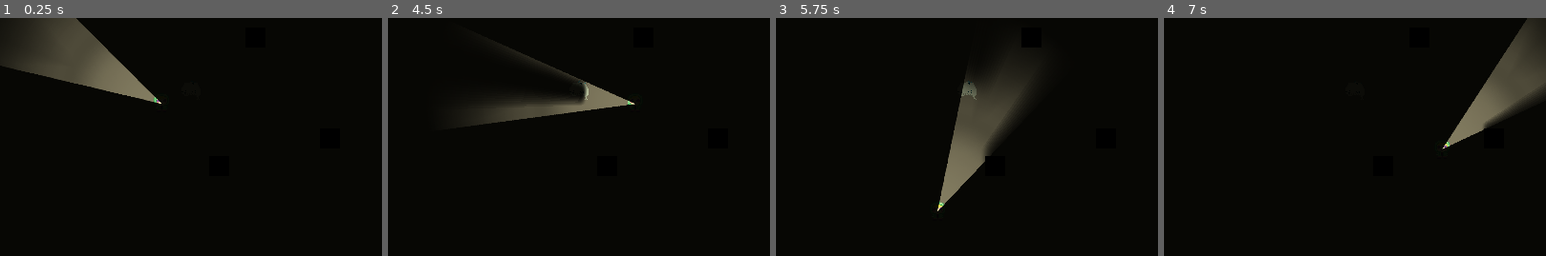
Above: before the commit, frames 1-4 (left to right).
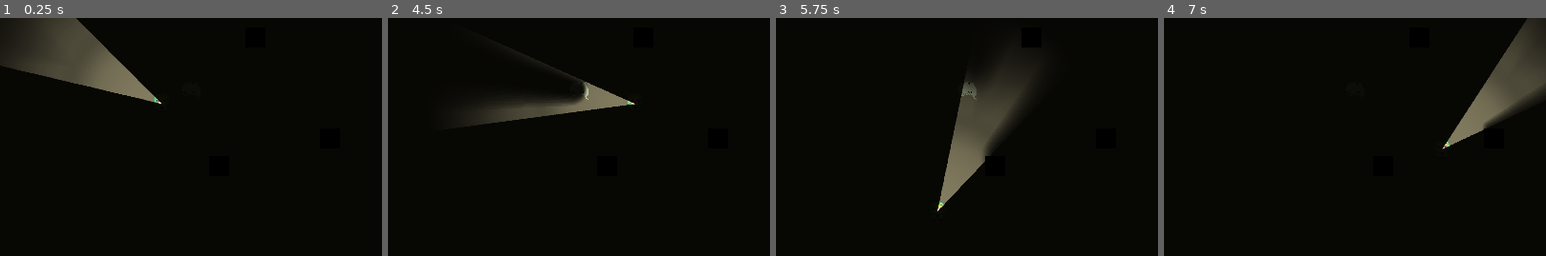
Above: after the commit, the same moments.

Repository: mikkpr/ggj2019
Game: Godot game, scene res://Scenes/Shadows.tscn
Same seed, same stepped clock (60 frames per second), same inputs: the game is played once before the commit and once after it. This scene is started directly instead of the project's main scene.
Inputs (mouse positions are % of the whole screen's width and height, from its top left):
- Up to frame 1 (0.25 s): no input
- Up to frame 2 (4.5 s): tap Enter at 0.5 s; move the mouse to (72, 45) at 0.52 s; hold Right (ui_right) 0.53-1.28 s; move the mouse to (30, 55) at 1.27 s; hold Down (ui_down) 1.28-2.03 s; move the mouse to (60, 28) at 2.02 s; hold Right (ui_right) 2.03-2.78 s; move the mouse to (45, 70) at 2.77 s; hold Up (ui_up) 2.78-3.53 s; move the mouse to (80, 65) at 3.52 s; hold Left (ui_left) from 3.53 s (still down); move the mouse to (20, 35) at 4.27 s
- Up to frame 3 (5.75 s): move the mouse to (55, 50) at 5.02 s; release Left (ui_left) at 5.03 s; hold Down (ui_down) from 5.03 s (still down)
- Up to frame 4 (7 s): move the mouse to (35, 25) at 5.77 s; release Down (ui_down) at 5.78 s; hold Right (ui_right) 5.78-6.53 s; move the mouse to (72, 45) at 6.52 s; hold Up (ui_up) from 6.53 s (still down)
The pictures show only the part of the screen within x 28-78%, y 27-77%; the shares and areas given below are measured in that part.

The runs differ from the first frame. In frame 2, less than 0.1% of the frame differs, in the area x 49-53%, y 26-37%; in frame 3, less than 0.1%; in frame 4, less than 0.1%.
Error after the commit: Parse Error: The identifier "IDLE" isn't declared in the current scope. (res://Scripts/Monster.gd:13)

Commit message:
Monster: Restore shapes and add initial script

Diff:
--- a/Scenes/Monster.tscn
+++ b/Scenes/Monster.tscn
@@ -1,54 +1,85 @@
-[gd_scene load_steps=8 format=2]
+[gd_scene load_steps=10 format=2]
 
-[ext_resource path="res://Assets/Art/whitewhale_0.png" type="Texture" id=1]
-[ext_resource path="res://Assets/Art/whitewhale_1.png" type="Texture" id=2]
-[ext_resource path="res://Assets/Art/whitewhale_2.png" type="Texture" id=3]
-[ext_resource path="res://Assets/Art/whitewhale_3.png" type="Texture" id=4]
+[ext_resource path="res://Scripts/Monster.gd" type="Script" id=1]
+[ext_resource path="res://Assets/Art/whitewhale_0.png" type="Texture" id=2]
+[ext_resource path="res://Assets/Art/whitewhale_1.png" type="Texture" id=3]
+[ext_resource path="res://Assets/Art/whitewhale_2.png" type="Texture" id=4]
+[ext_resource path="res://Assets/Art/whitewhale_3.png" type="Texture" id=5]
 
 [sub_resource type="SpriteFrames" id=1]
 
 animations = [ {
-"frames": [ ExtResource( 1 ), ExtResource( 2 ), ExtResource( 3 ), ExtResource( 4 ) ],
+"frames": [ ExtResource( 2 ), ExtResource( 3 ), ExtResource( 4 ), ExtResource( 5 ) ],
 "loop": true,
 "name": "placeholder",
 "speed": 5.0
 } ]
 
-[sub_resource type="CapsuleShape2D" id=2]
+[sub_resource type="RectangleShape2D" id=2]
 
 custom_solver_bias = 0.0
-radius = 12.8648
-height = 6.49931
+extents = Vector2( 16, 16 )
 
 [sub_resource type="OccluderPolygon2D" id=3]
 
 closed = true
 cull_mode = 0
-polygon = PoolVector2Array( 0.0167236, -12.8922, 11.3926, -8.81407, 15.2561, 0.844681, 12.2511, 16.084, 5.81197, 9.21559, -9.64202, 10.7181, -15.4373, 3.2057, -11.5738, -9.24334 )
+polygon = PoolVector2Array( 0, -16, 11, -11, 16, 0, 11, 11, 0, 16, -11, 11, -16, 0, -11, -11 )
 
-[node name="Monster" type="Area2D"]
+[sub_resource type="CircleShape2D" id=4]
+
+custom_solver_bias = 0.0
+radius = 64.0
+
+[node name="Monster" type="Area2D" index="0"]
 
 input_pickable = true
 gravity_vec = Vector2( 0, 1 )
 gravity = 98.0
 linear_damp = 0.1
 angular_damp = 1.0
+collision_layer = 8
+collision_mask = 17
 audio_bus_override = false
 audio_bus_name = "Master"
+script = ExtResource( 1 )
+aggro_range = 100.0
+approach_speed = 1.0
+retreat_speed = 1.0
 
 [node name="AnimatedSprite" type="AnimatedSprite" parent="." index="0"]
 
 frames = SubResource( 1 )
 animation = "placeholder"
-frame = 1
-playing = true
 
 [node name="CollisionShape2D" type="CollisionShape2D" parent="." index="1"]
 
-rotation = 1.56998
 shape = SubResource( 2 )
 
 [node name="LightOccluder2D" type="LightOccluder2D" parent="." index="2"]
 
 occluder = SubResource( 3 )
 light_mask = 1
+
+[node name="Aggro" type="Area2D" parent="." index="3"]
+
+input_pickable = true
+gravity_vec = Vector2( 0, 1 )
+gravity = 98.0
+linear_damp = 0.1
+angular_damp = 1.0
+collision_layer = 0
+audio_bus_override = false
+audio_bus_name = "Master"
+
+[node name="CollisionShape2D" type="CollisionShape2D" parent="Aggro" index="0"]
+
+shape = SubResource( 4 )
+
+[connection signal="area_entered" from="." to="." method="_on_Monster_area_entered"]
+
+[connection signal="area_exited" from="." to="." method="_on_Monster_area_exited"]
+
+[connection signal="body_entered" from="." to="." method="_on_Monster_body_entered"]
+
+[connection signal="body_exited" from="." to="." method="_on_Monster_body_exited"]
--- /dev/null
+++ b/Scripts/Monster.gd
@@ -0,0 +1,56 @@
+extends Area2D
+
+export (float) var aggro_range = 100.0
+export (float) var approach_speed = 1.0
+export (float) var retreat_speed = 1.0
+
+enum states {
+	IDLE,
+	AGGRO,
+	ATTACKING, # Monster has reached the target.
+	REVEALED
+}
+var state = IDLE
+var target = null # Who are we attacking?
+
+func _ready():
+	$Aggro/CollisionShape2D.shape.radius = aggro_range
+
+func _process(delta):
+	if state == AGGRO:
+		_approach(delta)
+	elif state == ATTACKING:
+		_attack(delta)
+	else: # REVEALED
+		_retreat(delta)
+
+func _approach(delta):
+	vec = target.global_position - global_position
+	global_position += vec.normalized() * approach_speed * delta
+
+func _attack(delta):
+	pass
+
+func _retreat(delta):
+	vec = global_position - target.global_position
+	global_position += vec.normalized() * retreat_speed * delta
+
+func _on_Aggro_body_entered(body):
+	state = AGGRO
+	target = body
+
+func _on_Aggro_body_exited(body):
+	state = IDLE
+	target = null
+
+func _on_Monster_area_entered(area):
+	state = REVEALED
+
+func _on_Monster_area_exited(area):
+	state = AGGRO
+
+func _on_Monster_body_entered(body):
+	state = ATTACKING
+
+func _on_Monster_body_exited(body):
+	state = AGGRO
